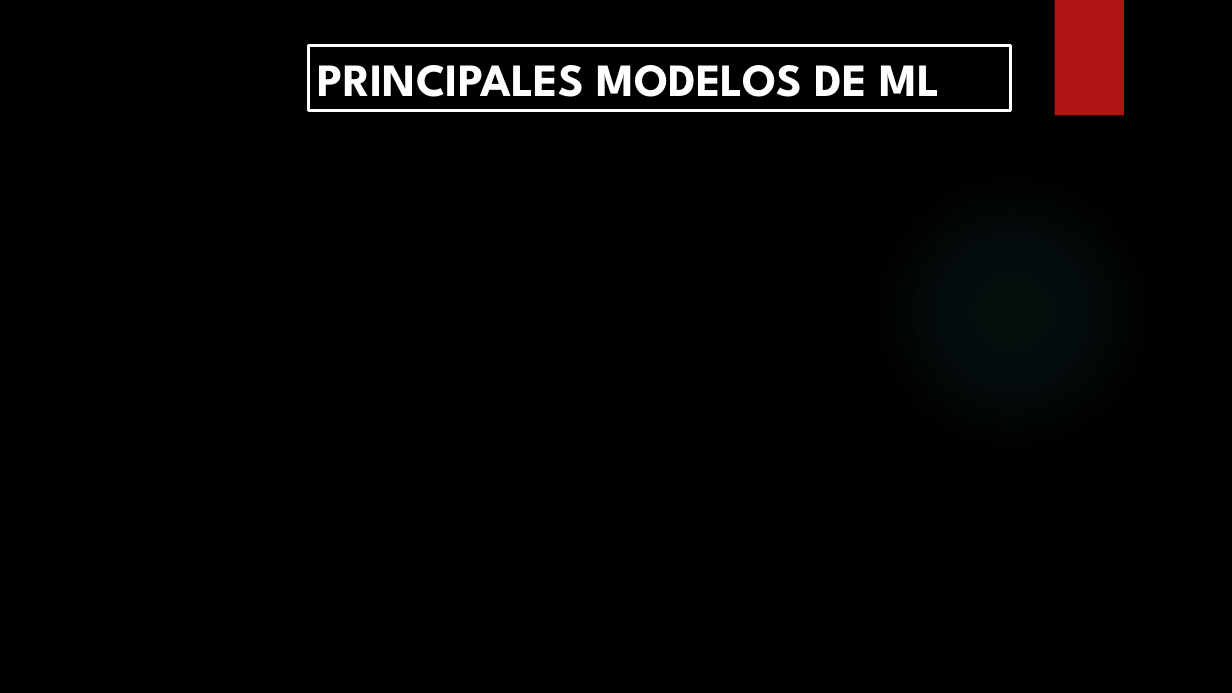
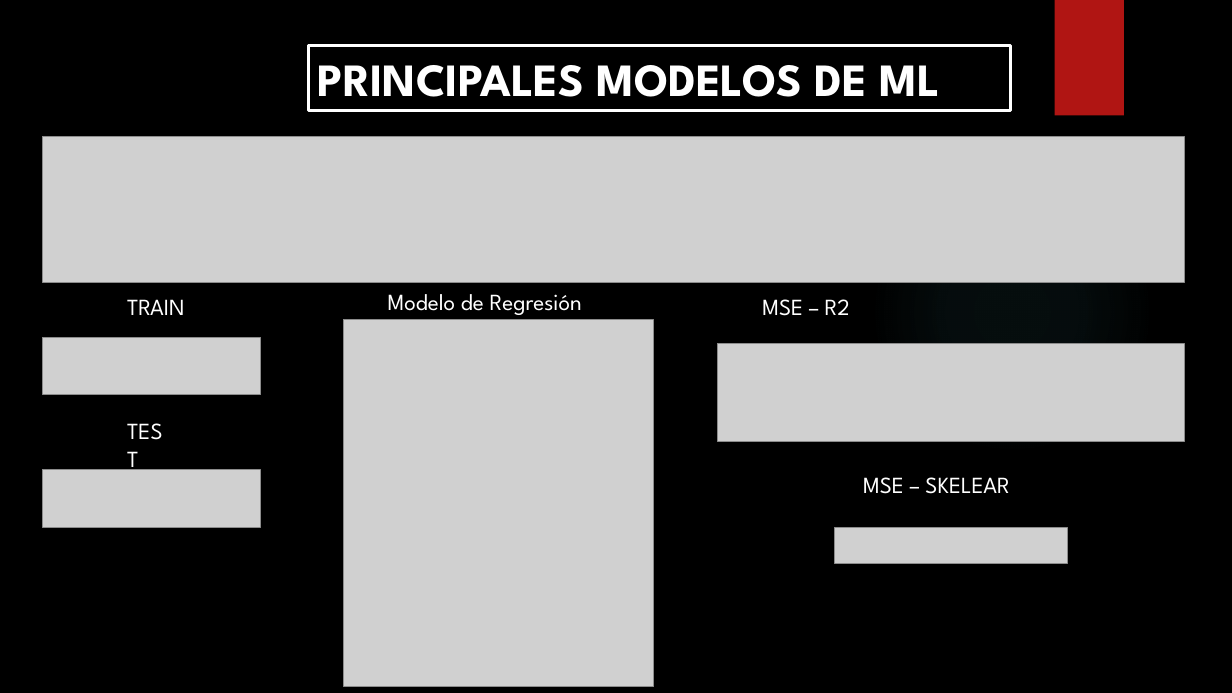
Before and after one commit to Isaac244/Proyecto_Machine_Learning, a slide deck: slide 34 of PROYECTO-MACHINE-LEARNING.pptx. Drawn at 1232x693 pixels with LibreOffice and Linux fonts; fonts in the diff are those of the drawing; grey boxes stand for pictures; background and template pictures are left out. Boxes give left, top, right and bottom in pixels: in the first picture for what was removed or moved away, otherwise in the second. Text is boxed around its words. In the diff, an @@ line names an element or a change of style, - is before the commit and + after.

```diff
--- a/PROYECTO-MACHINE-LEARNING.pptx
+++ b/PROYECTO-MACHINE-LEARNING.pptx
@@ picture added at bbox=[43, 137, 1184, 283] @@
@@ text added at bbox=[127, 299, 184, 315], 18 pt, text #FFFFFF @@
+TRAIN
@@ text added at bbox=[388, 294, 582, 315], 18 pt, text #FFFFFF @@
+Modelo de Regresión
@@ text added at bbox=[762, 299, 850, 316], 18 pt, text #FFFFFF @@
+MSE – R2
@@ picture added at bbox=[344, 320, 653, 687] @@
@@ picture added at bbox=[43, 337, 261, 395] @@
@@ picture added at bbox=[718, 344, 1185, 442] @@
@@ text added at bbox=[118, 412, 181, 449], 18 pt, text #FFFFFF @@
+TEST
@@ picture added at bbox=[43, 470, 261, 528] @@
@@ text added at bbox=[863, 477, 1009, 494], 18 pt, text #FFFFFF @@
+MSE – SKELEAR
@@ picture added at bbox=[835, 528, 1067, 564] @@
```
Also in this commit, not shown: 3 other slides changed.
